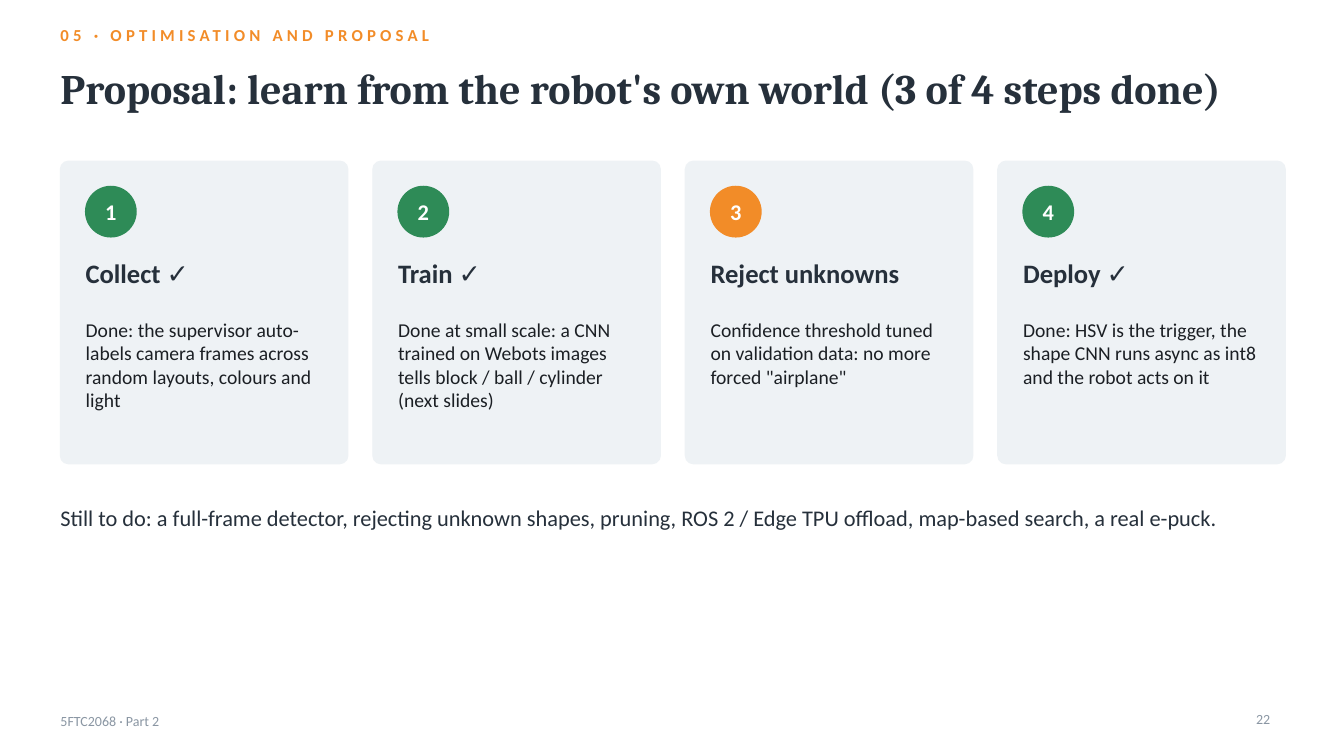
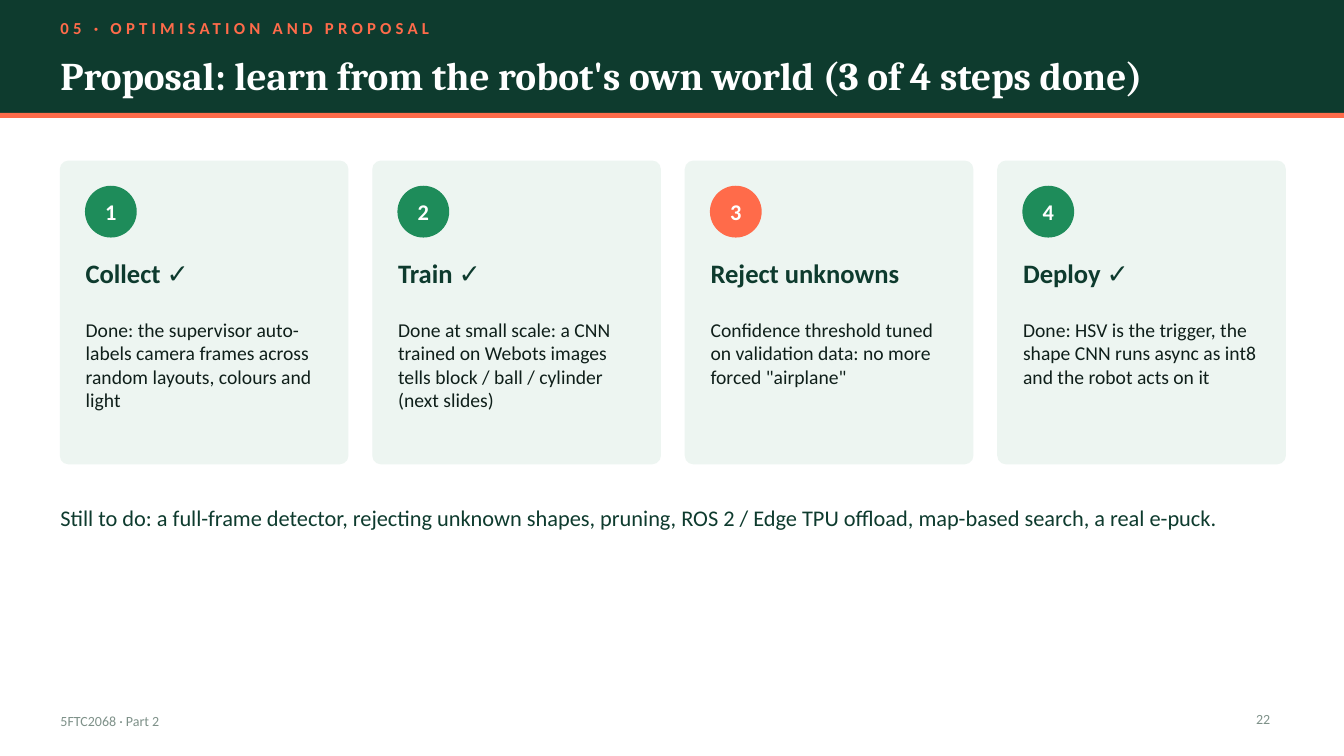
Before and after one commit to kris072008/webots-cnn-colour-detection, a slide deck: slide 22 of report/Krishna_Mahajan_106wucww_Part2_Presentation.pptx. Drawn at 1344x756 pixels with LibreOffice and Linux fonts; fonts in the diff are those of the drawing. Boxes give left, top, right and bottom in pixels: in the first picture for what was removed or moved away, otherwise in the second. Text is boxed around its words. In the diff, an @@ line names an element or a change of style, - is before the commit and + after.

Commit message:
Slides: new emerald and coral theme with a title band on every content slide

```diff
--- a/report/Krishna_Mahajan_106wucww_Part2_Presentation.pptx
+++ b/report/Krishna_Mahajan_106wucww_Part2_Presentation.pptx
@@ rectangle added at [0, 0, 1344, 113], fill #0E3B2E @@
@@ text "05 · OPTIMISATION AND PROPOSAL": place and size @@
-text "05 · OPTIMISATION AND PROPOSAL" at [60, 20, 867, 50]
+text "05 · OPTIMISATION AND PROPOSAL" at [60, 13, 867, 43]
@@ text "05 · OPTIMISATION AND PROPOSAL" at [60, 13, 867, 43]: text colour #F28C28 to #FF6B4A @@
@@ title "Proposal: learn from the robot's ...": place and size @@
-title "Proposal: learn from the robot's ..." at [60, 73, 1221, 113]
+title "Proposal: learn from the robot's ..." at [60, 61, 1143, 99]
@@ title "Proposal: learn from the robot's ..." at [60, 61, 1143, 99]: size 30 to 28 pt, text colour #26303B to #FFFFFF @@
@@ rectangle added at [0, 113, 1344, 118], fill #FF6B4A @@
@@ fill #EEF2F5 to #EDF5F1; outline #EEF2F5 1 pt to #EDF5F1 1 pt in 4 elements at [60, 161, 348, 464], [373, 161, 660, 464], [686, 161, 973, 464], [998, 161, 1286, 464] @@
@@ ellipse at [711, 187, 761, 237]: fill #F28C28 to #FF6B4A; outline #F28C28 1 pt to #FF6B4A 1 pt @@
@@ fill #2E8B57 to #1E8C5A; outline #2E8B57 1 pt to #1E8C5A 1 pt in 3 elements at [86, 187, 136, 237], [398, 187, 449, 237], [1023, 187, 1074, 237] @@
@@ text colour #1B1F24 to #0F1F1A in 3 elements at [86, 323, 311, 411], [398, 323, 610, 410], [711, 323, 933, 387] @@
@@ text colour #26303B to #0E3B2E in 5 elements at [86, 264, 161, 284], [398, 264, 452, 283], [711, 264, 899, 288], [1023, 264, 1101, 288], [60, 510, 1217, 530] @@
@@ text "5FTC2068 · Part 2" at [60, 716, 159, 726]: text colour #8A96A3 to #7E9189 @@
@@ page number at [1256, 715, 1270, 724]: text colour #8A96A3 to #7E9189 @@
```
Also in this commit, not shown: 24 other slides changed, 1 other file.
